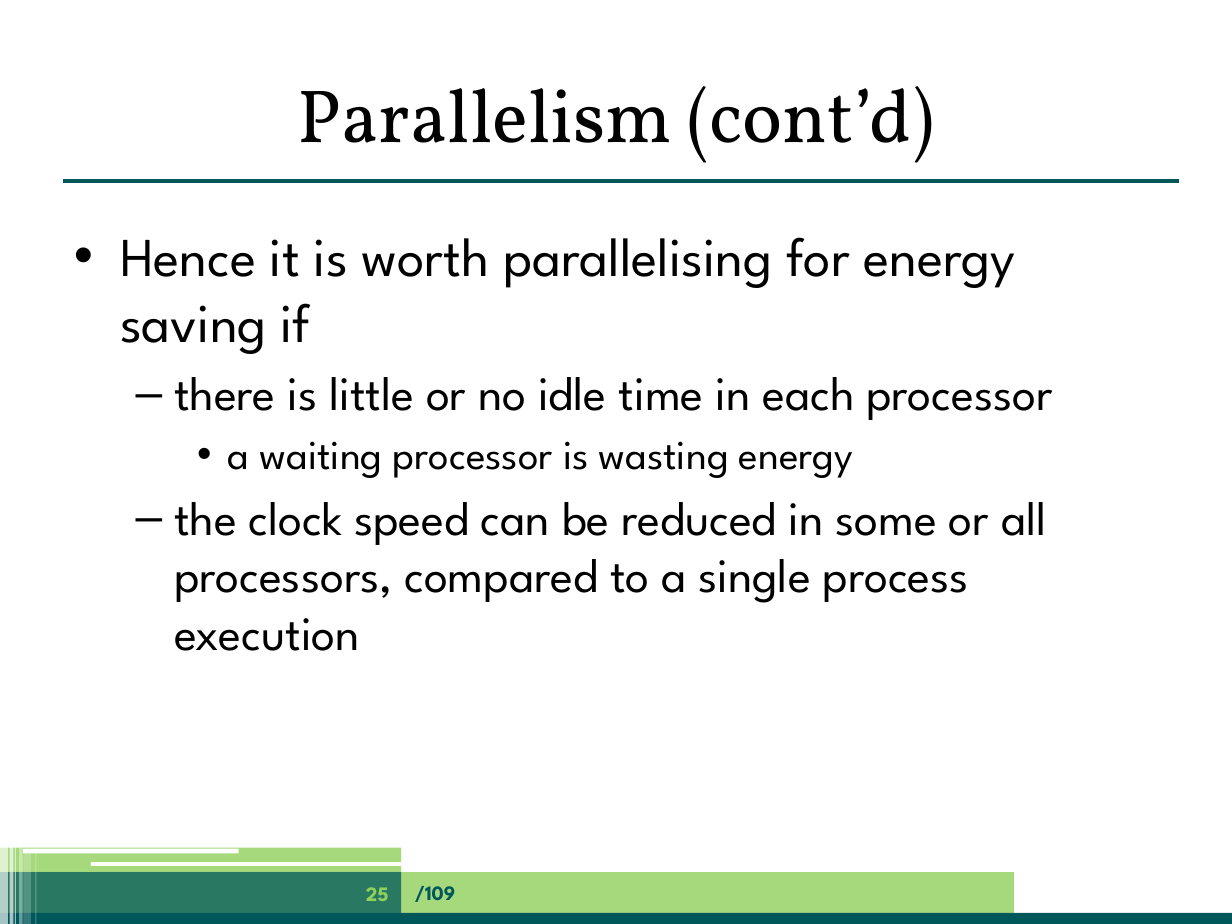
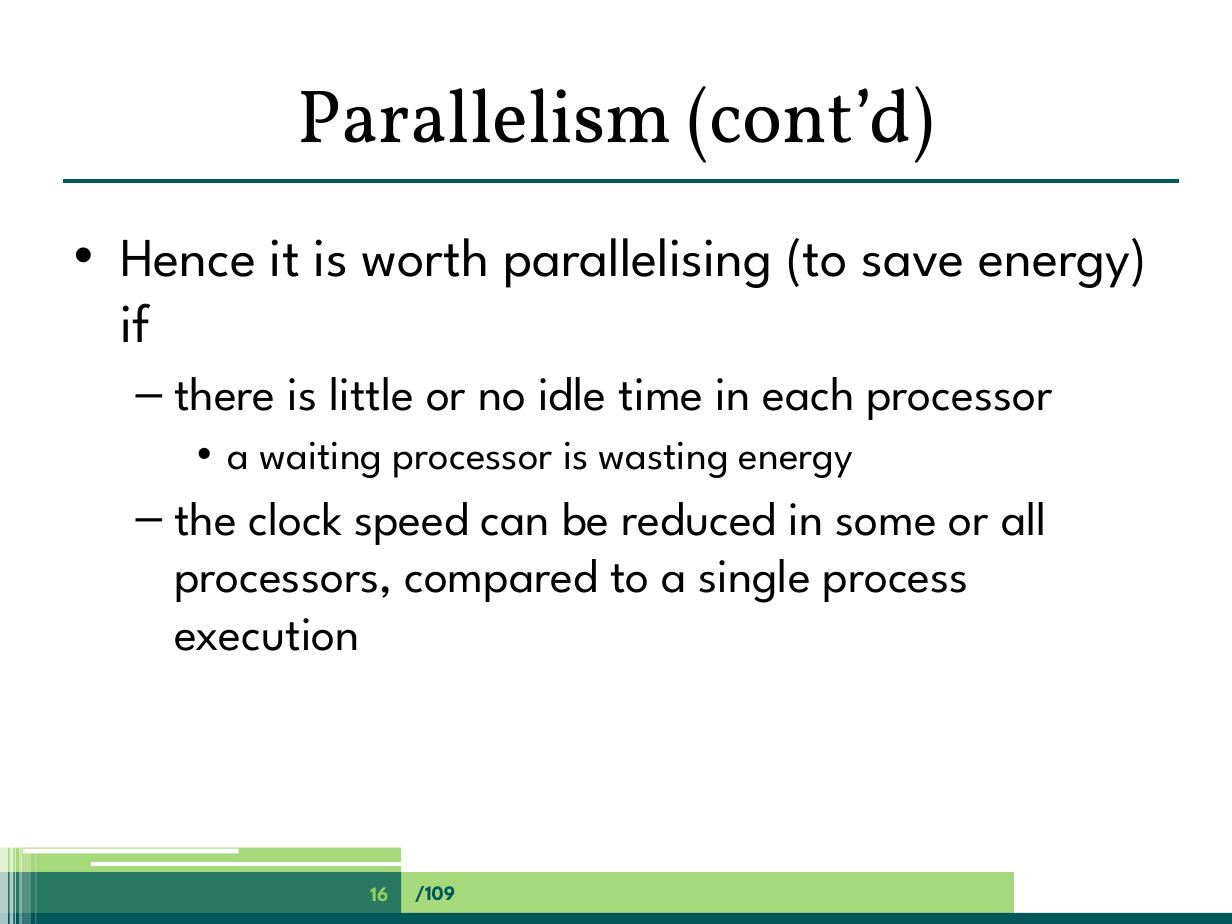
Before and after one commit to jpgallagher/ict-e-summerschool-aalborg, a slide deck: slide 16 of summerschool-aalborg-jpg.pptx (slide 25 before the commit). Drawn at 1232x924 pixels with LibreOffice and Linux fonts; fonts in the diff are those of the drawing. Boxes give left, top, right and bottom in pixels: in the first picture for what was removed or moved away, otherwise in the second. Text is boxed around its words. In the diff, an @@ line names an element or a change of style, - is before the commit and + after.

```diff
--- a/summerschool-aalborg-jpg.pptx
+++ b/summerschool-aalborg-jpg.pptx
@@ text at [120, 238, 1147, 342]: text changed @@
-• Hence it is worth parallelising for energy saving if
+• Hence it is worth parallelising (to save energy) if
@@ page number at [370, 887, 388, 901]: text changed @@
-25
+16
```
Also in this commit, not shown: 14 other slides changed, 2 slides added.
